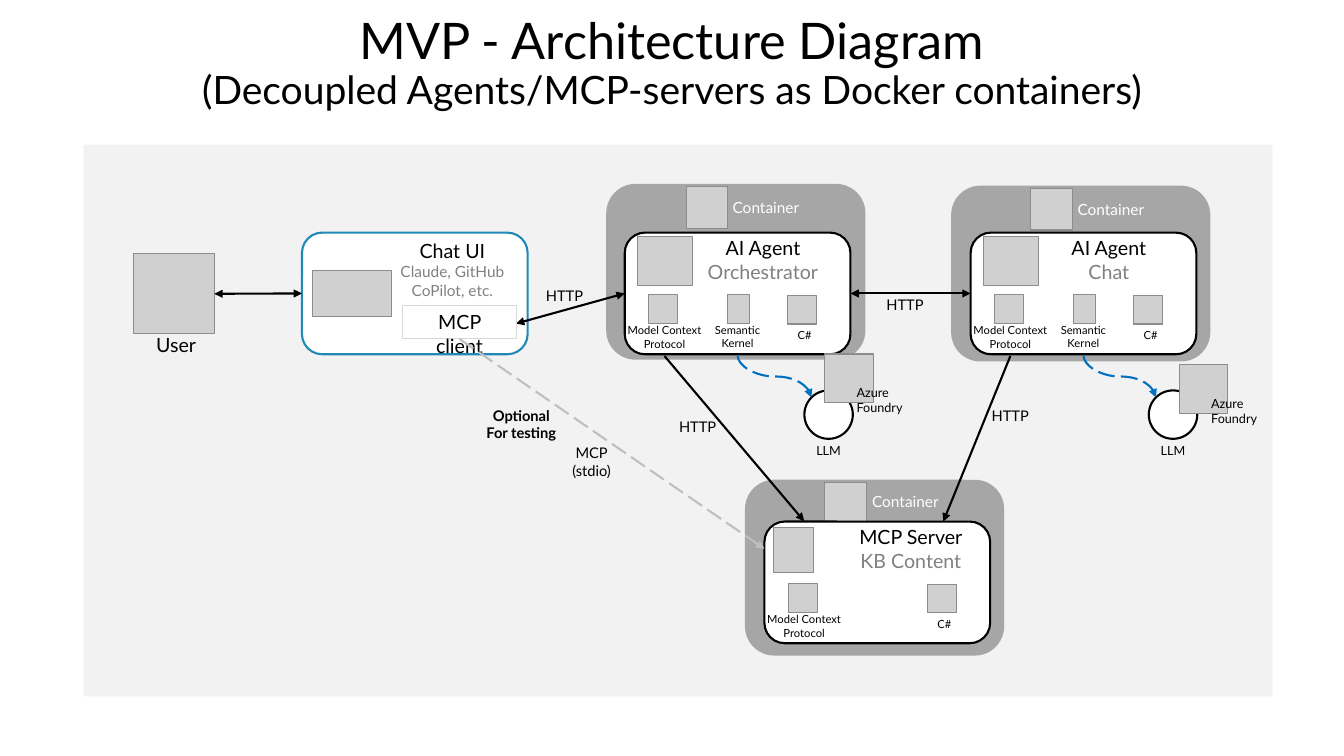
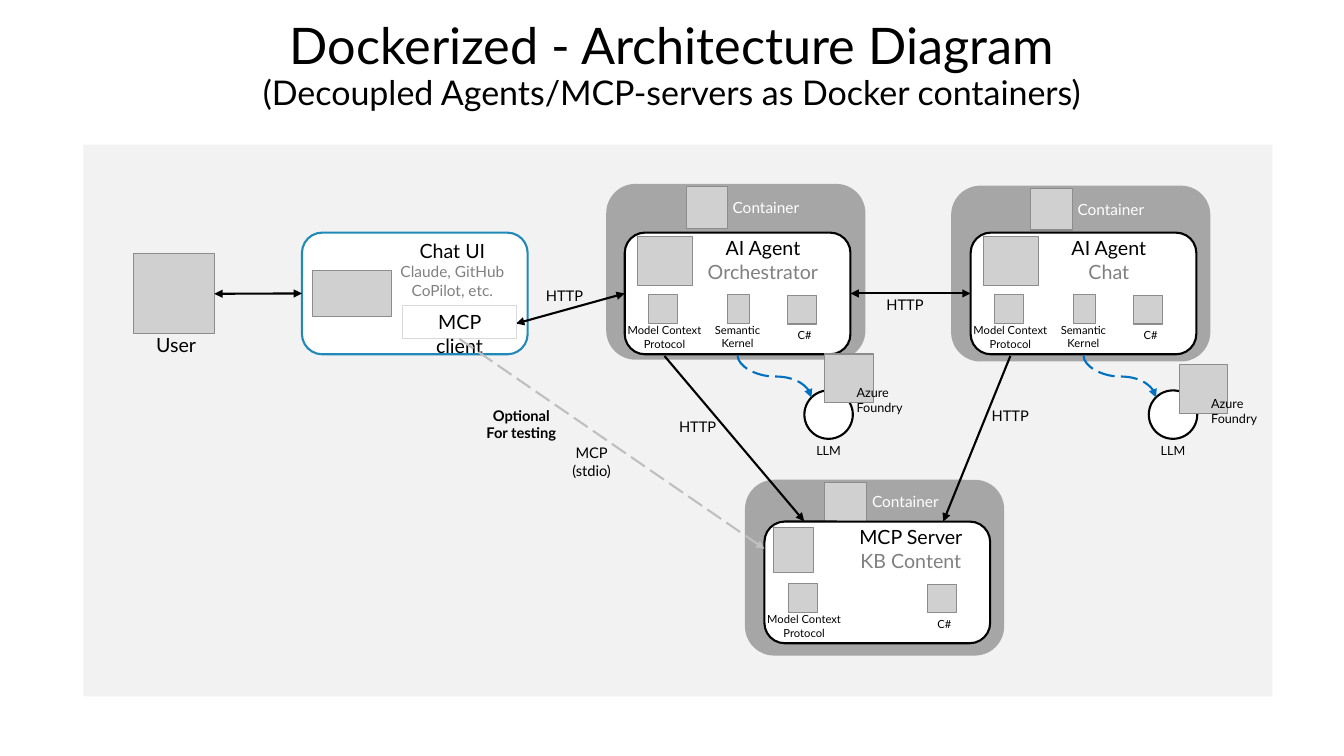
Before and after one commit to CESARDELATORRE/spec-driven-vibe-coding-challenge, a slide deck: slide 2 of docs/simplified-directions/Prototype-Architecture-Diagrams.pptx. Drawn at 1344x756 pixels with LibreOffice and Linux fonts; fonts in the diff are those of the drawing; grey boxes stand for pictures; background and template pictures are left out. Boxes give left, top, right and bottom in pixels: in the first picture for what was removed or moved away, otherwise in the second. Text is boxed around its words. In the diff, an @@ line names an element or a change of style, - is before the commit and + after.

```diff
--- a/docs/simplified-directions/Prototype-Architecture-Diagrams.pptx
+++ b/docs/simplified-directions/Prototype-Architecture-Diagrams.pptx
@@ title at <box>263,27,1081,112</box>: text changed; size 27.9 to 24.3 pt @@
-MVP - Architecture Diagram
-(Decoupled Agents/MCP-servers as Docker containers)
+Dockerized - Architecture Diagram
+(Decoupled Agents/MCP-servers as Docker containers)
```
Also in this commit, not shown: 2 other slides changed, 14 other files.
